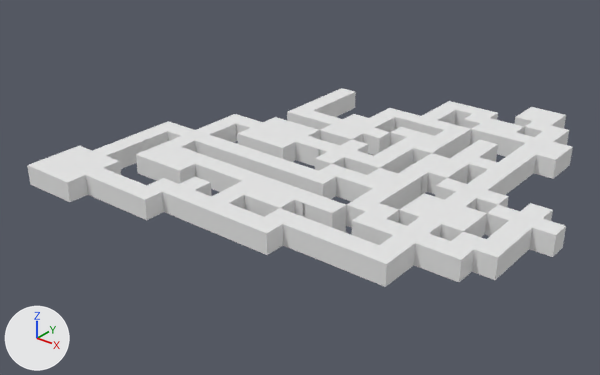
Renders of the Blender file project/assets/Dungeon.diff3mod.blend from each side of a commit.
Before and after are seen from a 50 mm lens placed at (26.6, -33.2, 17.0), pointed at (3.6, -4.5, -0.8). The lights are fixed; the arrows at lower left show +X, +Y and +Z.

In view in the first picture: 'Ceiling', 'WallE', 'WallS'.
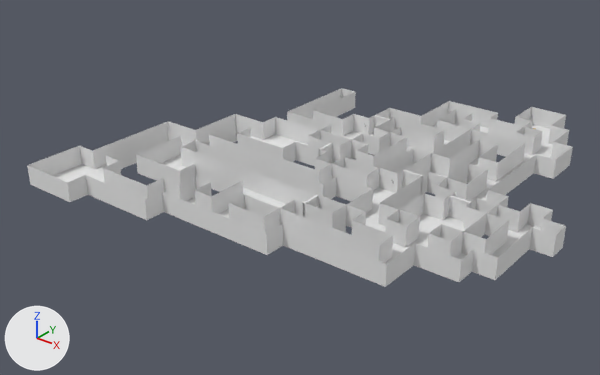
Pixel boxes [x1, y1, x2, y2] of what changed, in the pictures (600 x 375 px):
```json
{"object": "Ceiling", "change": "hidden", "before": [28, 88, 572, 264]}
{"object": "WallN", "change": "unchanged, uncovered by the edit", "after": [80, 88, 572, 261]}
{"object": "WallW", "change": "unchanged, uncovered by the edit", "after": [28, 88, 543, 263]}
{"object": "Floor", "change": "unchanged, uncovered by the edit", "after": [53, 117, 553, 264]}
```

Scene script edits in JSON lines:
```json
{"op": "add", "block": "ob_ceiling", "code": "ob_ceiling.hide_viewport = True"}
```
